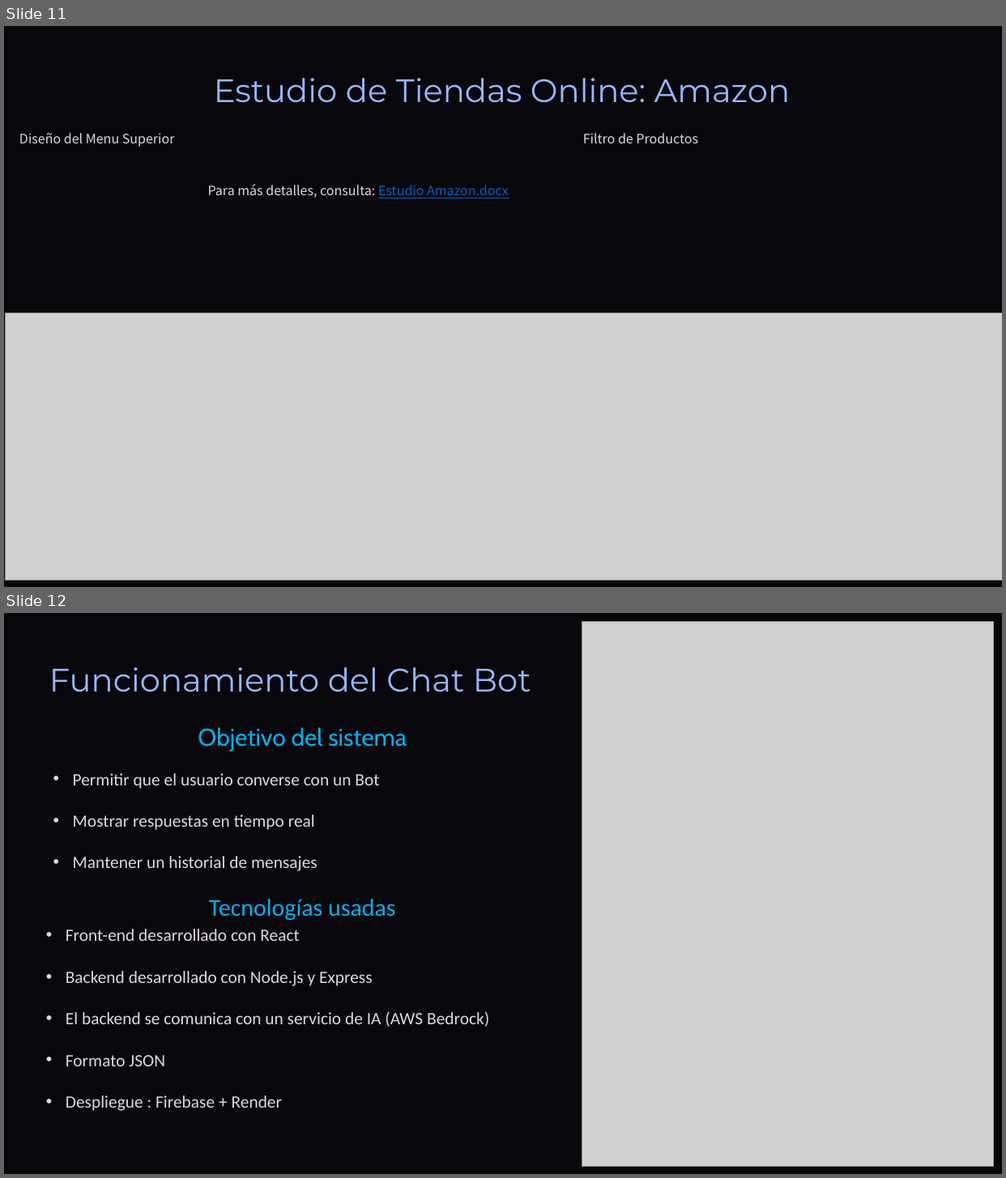
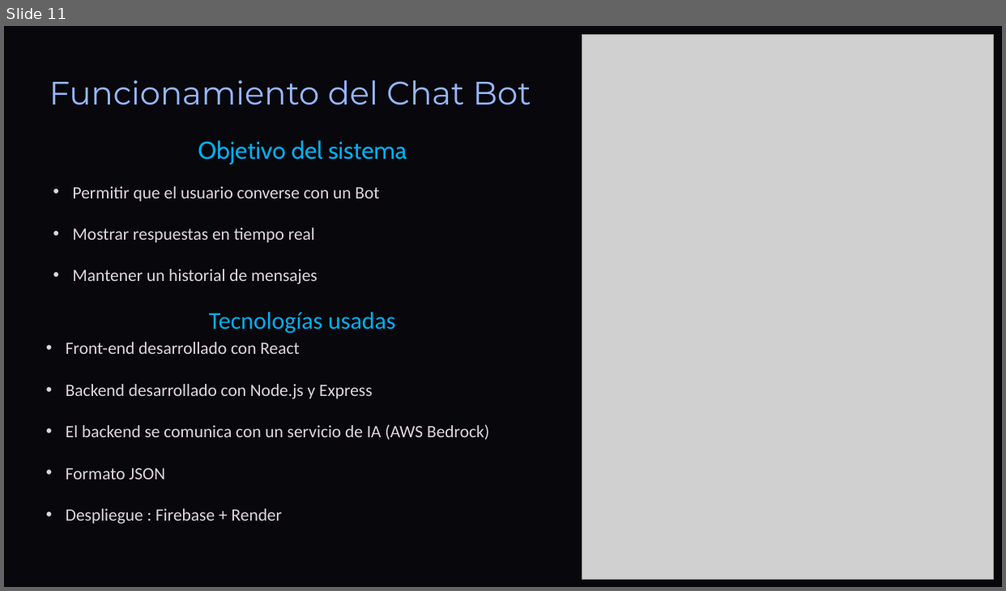
Before and after one commit to DavidCorredorMiguel/proyectogrupo2, a slide deck: Tech-and-Learn-Innovacion-y-Aprendizaje-en-E-commerce (1).pptx. Shown one above the other, each under a label of ours: slides 11 and 12 before the commit, slide 11 after it. The pictures are 1006x1178 and 1006x591 pixels, drawn with LibreOffice and Linux fonts; fonts in the diff are those of the drawing; grey boxes stand for pictures; background and template pictures are left out. Boxes give left, top, right and bottom in pixels: in the first picture for what was removed or moved away, otherwise in the second. Text is boxed around its words. In the diff, an @@ line names an element or a change of style, - is before the commit and + after.

```diff
--- a/Tech-and-Learn-Innovacion-y-Aprendizaje-en-E-commerce (1).pptx
+++ b/Tech-and-Learn-Innovacion-y-Aprendizaje-en-E-commerce (1).pptx
@@ slide 11 removed at box(4, 26, 1002, 587), background picture (left out); not listed: 1 template element that a slide beside it also shows @@
@@ text removed at box(214, 78, 790, 103) @@
-Estudio de Tiendas Online: Amazon
@@ text removed at box(19, 133, 175, 147) @@
-Diseño del Menu Superior
@@ text removed at box(583, 133, 698, 143) @@
-Filtro de Productos
@@ text removed at box(208, 184, 509, 199) @@
-Para más detalles, consulta: Estudio Amazon.docx
@@ picture removed at box(6, 314, 1002, 581) @@
@@ what was slide 12 is now slide 11 @@
```
Also in this commit, not shown: 7 slides changed, 1 other file.
